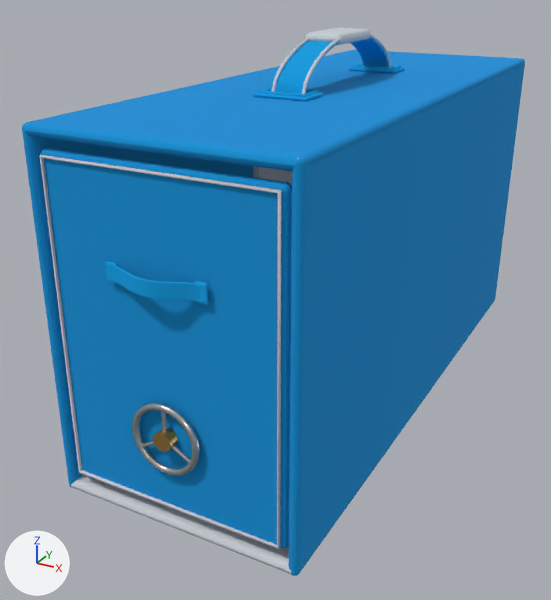
An edit to the glTF model wave-volume-5-model.glb, drawn before and after from the same camera.
The view is the same before and after, from a camera (50 mm lens) standing at (0.174, -0.385, 0.235) and looking at (-0.019, -0.035, 0.06). The lights are fixed; the arrows at lower left show +X, +Y and +Z. The older version comes first. Where no turn or scale is listed for an object, it has been applied to the vertices.

Names of what the first picture shows: 'Cabinet_bottom', 'Cabinet_side', 'Cabinet_side.001', 'Cabinet_top', 'Carry_handle_binding', 'Carry_handle_binding.001', 'Carry_handle_padded_grip', 'Carry_handle_webbing', 'Drawer_front', 'Drawer_webbing_pull', 'Front_sewn_edge', 'Handwheel_rim' and 13 more.
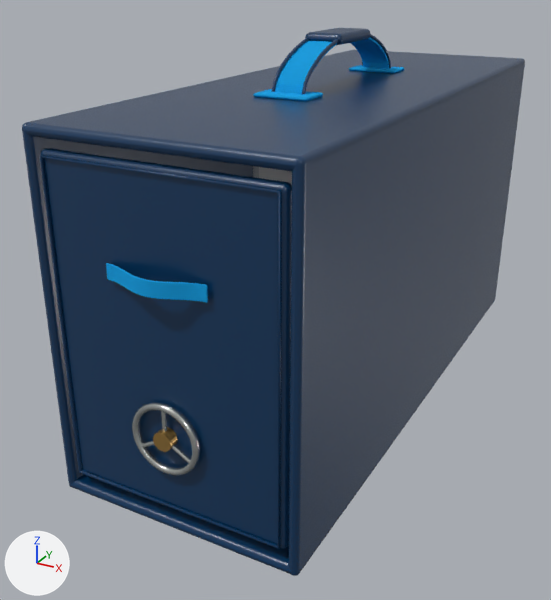
Patch to the scene script:
```diff
--- a/wave-volume-5-model.glb.py
+++ b/wave-volume-5-model.glb.py
@@ img_plastic_exterior_color @@
+img_plastic_exterior_color = load_image('Plastic exterior color', '_unpacked/Plastic_exterior_color', 256, 256, 'sRGB')
@@ img_plastic_exterior_normal @@
+img_plastic_exterior_normal = load_image('Plastic exterior normal', '_unpacked/Plastic_exterior_normal', 256, 256, 'Non-Color')
@@ mat_utsw_trim_plastic_navy @@
+mat_utsw_trim_plastic_navy = bpy.data.materials.new('UTSW trim plastic navy')
+# colours: dark blue #00355d
+# uses the picture img_plastic_exterior_color
+# uses the picture img_plastic_exterior_normal
@@ mat_utsw_shell_plastic_navy @@
+mat_utsw_shell_plastic_navy = bpy.data.materials.new('UTSW shell plastic navy')
+# colours: dark blue #00355d
+# uses the picture img_plastic_exterior_color
+# uses the picture img_plastic_exterior_normal
@@ me_cube_144 @@
 me_cube_144.from_pydata(...)  # 96 vertices, 188 faces; spans x -0.064..0.064, y -0.165..0.165, z -0.003..0.003
-me_cube_144.materials.append(mat_utsw_trim_cloth_blue)
+me_cube_144.materials.append(mat_utsw_trim_plastic_navy)
@@ me_cube_145 @@
 me_cube_145.from_pydata(...)  # 96 vertices, 188 faces; spans x -0.003..0.003, y -0.165..0.165, z -0.089..0.089
-me_cube_145.materials.append(mat_utsw_shell_cloth_blue)
+me_cube_145.materials.append(mat_utsw_shell_plastic_navy)
@@ me_cube_146 @@
 me_cube_146.from_pydata(...)  # 96 vertices, 188 faces; spans x -0.003..0.003, y -0.165..0.165, z -0.089..0.089
-me_cube_146.materials.append(mat_utsw_shell_cloth_blue)
+me_cube_146.materials.append(mat_utsw_shell_plastic_navy)
@@ me_cube_147 @@
 me_cube_147.from_pydata(...)  # 96 vertices, 188 faces; spans x -0.064..0.064, y -0.165..0.165, z -0.003..0.003
-me_cube_147.materials.append(mat_utsw_shell_cloth_blue)
+me_cube_147.materials.append(mat_utsw_shell_plastic_navy)
@@ me_carry_handle_binding_002 @@
 me_carry_handle_binding_002.from_pydata(...)  # 520 vertices, 1024 faces; spans x -0.009..-0.0072, y -0.0567..0.0567, z 0.1791..0.2037
-me_carry_handle_binding_002.materials.append(mat_utsw_trim_cloth_blue)
+me_carry_handle_binding_002.materials.append(mat_utsw_trim_plastic_navy)
@@ me_carry_handle_binding_003 @@
 me_carry_handle_binding_003.from_pydata(...)  # 520 vertices, 1024 faces; spans x 0.0072..0.009, y -0.0567..0.0567, z 0.1791..0.2037
-me_carry_handle_binding_003.materials.append(mat_utsw_trim_cloth_blue)
+me_carry_handle_binding_003.materials.append(mat_utsw_trim_plastic_navy)
@@ me_cube_150 @@
 me_cube_150.from_pydata(...)  # 96 vertices, 188 faces; spans x -0.0104..0.0104, y -0.0203..0.0203, z -0.0028..0.0028
-me_cube_150.materials.append(mat_utsw_trim_cloth_blue)
+me_cube_150.materials.append(mat_utsw_trim_plastic_navy)
@@ me_cube_153 @@
 me_cube_153.from_pydata(...)  # 160 vertices, 320 faces; spans x -0.057..0.057, y -0.003..0.003, z -0.079..0.079
-me_cube_153.materials.append(mat_utsw_shell_cloth_blue)
+me_cube_153.materials.append(mat_utsw_shell_plastic_navy)
@@ me_front_sewn_edge_001 @@
 me_front_sewn_edge_001.from_pydata(...)  # 38 vertices, 64 faces; spans x -0.055..0.055, y -0.164..-0.163, z 0.012..0.166
-me_front_sewn_edge_001.materials.append(mat_utsw_trim_cloth_blue)
+me_front_sewn_edge_001.materials.append(mat_utsw_trim_plastic_navy)
```

Changed parts and their boxes [x1, y1, x2, y2] in the pictures (551 x 600 px):
'Drawer_front', recoloured (darker)
    both: [41, 148, 292, 548]
'Cabinet_side.001', recoloured
    both: [289, 58, 525, 576]
'Cabinet_top', recoloured (darker)
    both: [24, 50, 522, 171]
'Cabinet_side', recoloured
    both: [22, 50, 350, 487]
'Cabinet_bottom', recoloured
    both: [71, 305, 491, 574]
'Front_sewn_edge', recoloured
    both: [40, 155, 282, 549]
'Carry_handle_padded_grip', recoloured (darker)
    both: [305, 28, 370, 45]
'Carry_handle_binding.001', recoloured
    both: [302, 34, 391, 94]
'Carry_handle_binding', recoloured
    both: [272, 38, 363, 91]
